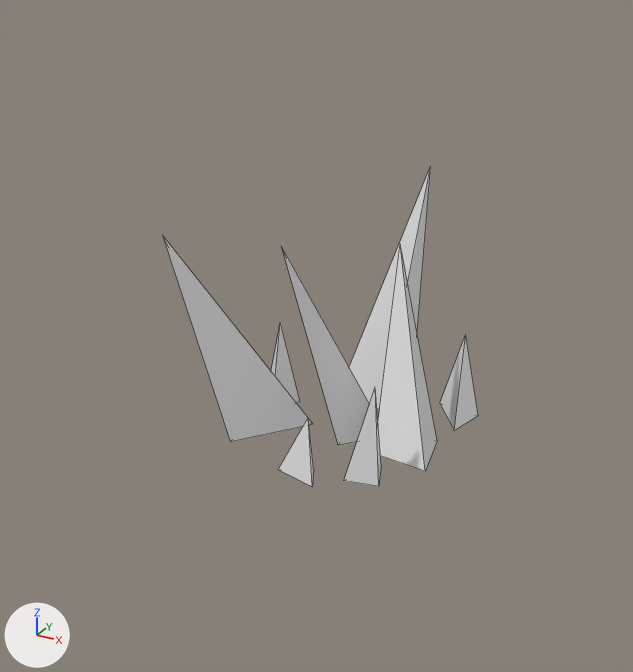
The FBX model Tower Defense 3D/Assets/Models/Grass/Grass.fbx, before and after one commit.
Camera for both pictures: a 50 mm lens placed at (0.371, -0.727, 0.329), pointed at (-0.021, -0.012, -0.028). The axes (+X, +Y, +Z) are drawn at lower left. The lights are the same throughout. Mesh edges are drawn as thin lines.
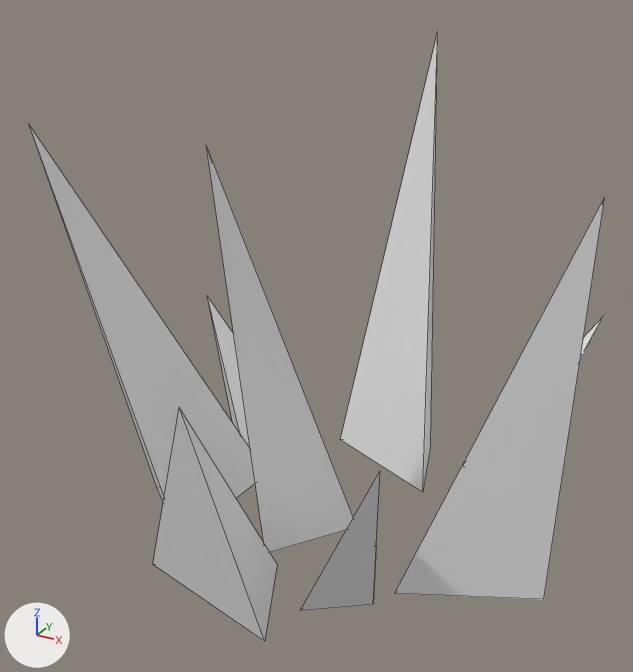
The change, as a list of edits to the scene's bpy script:
```text
Change me_cone_010:
    where me_cone_010.from_pydata(...)  # 32 vertices, 32 faces; spans x -0.125..0.125, y -0.125..0.125, z -0.125..0.125
    me_cone_010 part 1
    me_cone_010.vertices[0].co: (0.047, 0.082, -0.125) -> (0.03, 0.198, -0.249)  # not seen -> pixel (430, 444)
    me_cone_010.vertices[1].co: (0.03, 0.042, -0.125) -> (0.063, 0.091, -0.249)  # not seen -> pixel (422, 492)
    me_cone_010.vertices[2].co: (-0.023, 0.031, -0.125) -> (-0.077, 0.152, -0.249)  # not seen -> pixel (340, 439)
    me_cone_010.vertices[3].co: (0.038, 0.125, 0.125) -> (0.006, 0.208, 0.251)  # pixel (430, 165) -> not seen
    me_cone_010.vertices[4].co: (0.012, 0.003, -0.125) -> (-0.036, 0.022, -0.249)
    me_cone_010.vertices[5].co: (0.059, -0.008, -0.125) -> (0.025, -0.005, -0.249)
    me_cone_010.vertices[6].co: (0.023, -0.047, -0.125) -> (-0.038, -0.094, -0.249)  # pixel (338, 445) -> not seen
    me_cone_010.vertices[7].co: (-0.021, -0.078, 0.086) -> (-0.087, -0.094, 0.173)  # not seen -> pixel (206, 144)
    me_cone_010.vertices[8].co: (0.079, 0.086, -0.125) -> (0.083, 0.171, -0.249)  # pixel (439, 403) -> pixel (462, 464)
    me_cone_010.vertices[9].co: (0.125, 0.079, -0.125) -> (0.144, 0.175, -0.249)  # pixel (478, 415) -> not seen
    me_cone_010.vertices[10].co: (0.114, 0.036, -0.125) -> (0.155, 0.068, -0.249)  # pixel (454, 430) -> not seen
    me_cone_010.vertices[11].co: (0.108, 0.068, -0.029) -> (0.209, 0.258, -0.058)  # pixel (465, 334) -> pixel (603, 315)
    me_cone_010.vertices[12].co: (-0.02, -0.023, -0.125) -> (-0.117, 0.038, -0.249)  # pixel (313, 424) -> not seen
    me_cone_010.vertices[13].co: (-0.076, -0.093, -0.125) -> (-0.127, -0.121, -0.249)  # pixel (230, 441) -> not seen
    me_cone_010.vertices[14].co: (-0.079, -0.04, -0.125) -> (-0.213, -0.051, -0.249)  # not seen -> pixel (157, 488)
    me_cone_010.vertices[15].co: (-0.125, -0.116, 0.091) -> (-0.26, -0.132, 0.182)  # pixel (162, 235) -> pixel (28, 123)
    me_cone_010.vertices[16].co: (0.106, 0.009, -0.125) -> (0.168, 0.045, -0.249)  # pixel (437, 440) -> not seen
    me_cone_010.vertices[17].co: (0.117, -0.05, -0.125) -> (0.237, -0.024, -0.249)  # pixel (425, 471) -> pixel (543, 599)
    me_cone_010.vertices[18].co: (0.061, -0.045, -0.125) -> (0.106, -0.085, -0.249)  # not seen -> pixel (394, 593)
    me_cone_010.vertices[19].co: (0.053, 0.019, 0.073) -> (0.24, -0.004, 0.146)  # pixel (400, 243) -> pixel (604, 197)
    me_cone_010.vertices[20].co: (-0.007, -0.115, -0.125) -> (-0.13, -0.165, -0.249)  # pixel (278, 469) -> pixel (152, 564)
    me_cone_010.vertices[21].co: (0.023, -0.099, -0.125) -> (-0.018, -0.103, -0.249)  # pixel (313, 469) -> pixel (277, 564)
    me_cone_010.vertices[22].co: (0.036, -0.125, -0.125) -> (0.029, -0.203, -0.249)  # pixel (312, 486) -> pixel (264, 641)
    me_cone_010.vertices[23].co: (0.023, -0.11, -0.063) -> (-0.019, -0.242, -0.001)  # pixel (308, 417) -> pixel (179, 407)
    me_cone_010.vertices[24].co: (-0.103, 0.022, -0.125) -> (-0.198, 0.091, -0.249)
    me_cone_010.vertices[25].co: (-0.057, 0.015, -0.125) -> (-0.114, 0.131, -0.249)  # pixel (300, 401) -> not seen
    me_cone_010.vertices[26].co: (-0.068, -0.028, -0.125) -> (-0.146, 0.041, -0.249)
    me_cone_010.vertices[27].co: (-0.074, 0.004, -0.029) -> (-0.23, 0.09, -0.058)  # pixel (280, 322) -> pixel (207, 295)
    me_cone_010.vertices[28].co: (0.076, -0.061, -0.125) -> (0.058, -0.024, -0.249)  # pixel (381, 465) -> pixel (376, 544)
    me_cone_010.vertices[29].co: (0.089, -0.094, -0.125) -> (0.095, -0.11, -0.249)  # pixel (378, 486) -> pixel (373, 604)
    me_cone_010.vertices[30].co: (0.057, -0.102, -0.125) -> (0.038, -0.152, -0.249)  # pixel (343, 480) -> pixel (300, 610)
    me_cone_010.vertices[31].co: (0.079, -0.084, -0.029) -> (0.123, -0.167, -0.058)  # pixel (375, 386) -> pixel (380, 470)
```

Boxes (x1, y1, x2, y2) around the edits, measured in the pictures (633 x 672 px):
'Cone', reshaped (83% wider, 90% taller)
    before: (163, 166, 478, 486)
    after: (29, 33, 605, 642)
